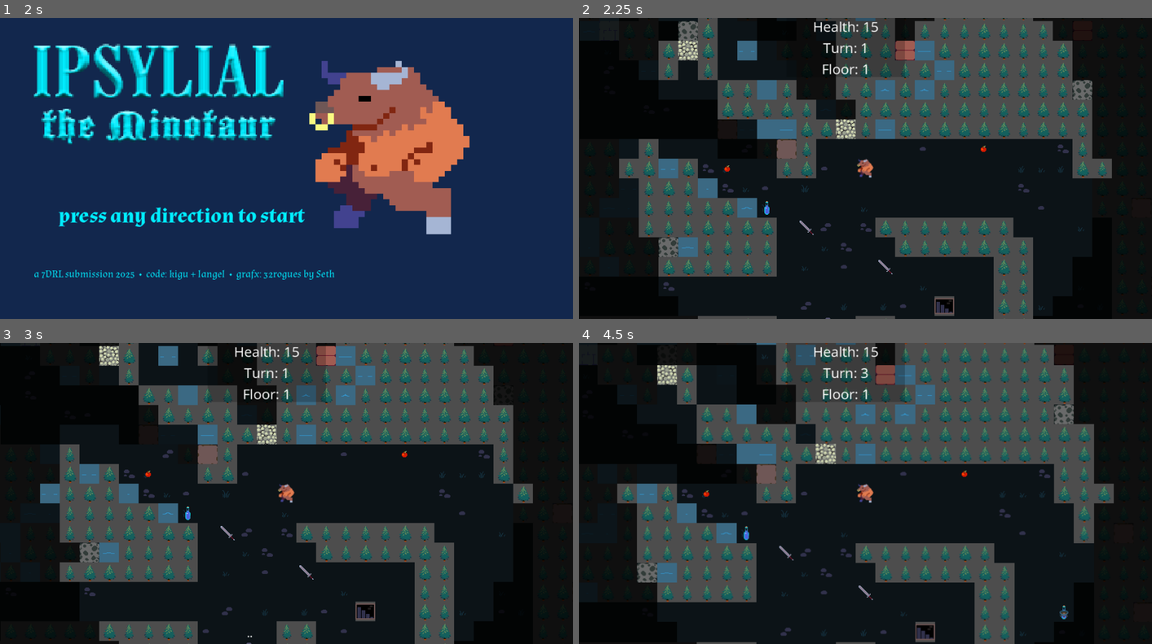
Above: before the commit, frames 1-4 (two rows, left to right).
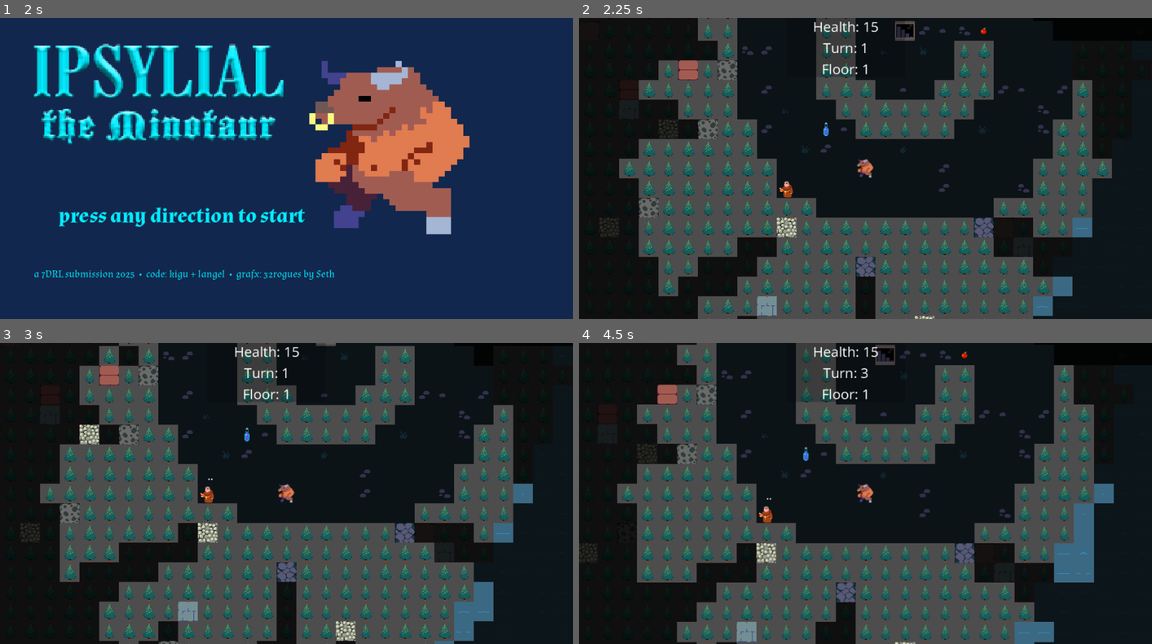
Above: after the commit, the same moments.

Repository: langel/ipsylial
Game: Godot game, scene res://scenes/main.tscn
Two runs of this game, one before a commit and one after it. Both use one fixed random seed, a clock stepped at 60 frames per second and the inputs below.
Inputs (mouse positions are in pixels of both pictures, inside the frame that each line leads up to):
- Up to frame 1 (2 s): click "PLAY GAME!" at 0.5 s; click "PLAY GAME!" at 1.25 s
- Up to frame 2 (2.25 s): tap Enter at 2 s; move the mouse to (991, 153) at 2.02 s; hold D (move_right) from 2.03 s (still down); tap Space (space) at 2.1 s
- Up to frame 3 (3 s): tap Space (space) at 2.75, 2.85 s; move the mouse to (171, 508) at 2.77 s; release D (move_right) at 2.78 s; hold S (move_down) from 2.78 s (still down)
- Up to frame 4 (4.5 s): tap Enter at 3.5 s; move the mouse to (922, 427) at 3.52 s; release S (move_down) at 3.53 s; hold D (move_right) 3.53-4.28 s; tap Mouse wheel up (zoom_in) at 3.6 s; tap Space (space) at 3.8, 4.25 s; move the mouse to (836, 553) at 4.27 s; hold W (move_up) from 4.28 s (still down); tap Mouse wheel down (zoom_out) at 4.35 s

Frame 1 is identical in both runs. In frame 2, 44% of the frame differs, in the area x 1-99%, y 0-100%; in frame 3, 45%; in frame 4, 44%.

Commit message:
9 levels of dungeon

Diff:
--- a/9_level_dungeon_gen.gd
+++ b/9_level_dungeon_gen.gd
@@ -16,18 +16,20 @@
 
 # Called when the node enters the scene tree for the first time.
 func _ready() -> void:
+	#DisplayServer.window_set_size(Vector2(1280,920))
 	dung = Dungeon.new()
 	data = dung.gen_empty_map()
 	dung.gen_terrain(data)
 
 
 func _draw():
+	var s = 1 # scale
 	for l in range(data.size()):
-		var l_x = (l % 3) * dung.width * 2.7 + 110
-		var l_y = floor(l / 3) * dung.height * 2.4 + 30
+		var l_x = (l % 3) * dung.width * (s + 0.7) + 110
+		var l_y = floor(l / 3) * dung.height * (s + 0.4) + 30
 		for x in range(dung.width):
 			for y in range(dung.height):
-				draw_rect(Rect2(x*2+l_x,y*2+l_y,2,2), colors[data[l][x][y]])
+				draw_rect(Rect2(x*s+l_x,y*s+l_y,s,s), colors[data[l][x][y]])
 
 
 # Called every frame. 'delta' is the elapsed time since the previous frame.
--- a/scripts/dungeon.gd
+++ b/scripts/dungeon.gd
@@ -301,20 +301,35 @@
 
 
 	# level 8
-	level_carve_hallway(data[8], Vector2(72, 10), true, 2, 9, Vector2(5,3), Vector2(2,3))
-	level_carve_hallway(data[8], Vector2(32, 10), true, 3, 13, Vector2(5,3), Vector2(7,7))
-	level_carve_hallway(data[8], Vector2(115, 7), true, 1, 27, Vector2(3,3), Vector2(17,5))
-	level_carve_hallway(data[8], Vector2(10, 70), false, 5, 17, Vector2(3,7), Vector2(5, 5))
+	stairs_old = stairs
+	stairs = []
+	level_carve_hallway(data[7], Vector2(72, 10), true, 2, 9, Vector2(5,3), Vector2(2,3))
+	level_carve_hallway(data[7], Vector2(32, 10), true, 3, 13, Vector2(5,3), Vector2(7,7))
+	level_carve_hallway(data[7], Vector2(115, 7), true, 1, 27, Vector2(3,3), Vector2(17,5))
+	level_carve_hallway(data[7], Vector2(10, 70), false, 5, 17, Vector2(3,7), Vector2(5, 5))
+	level_carve_corridor(data[7], Vector2(stairs_old[0].x, stairs_old[0].y), Vector2(72,10))
+	data_write(data[7], stairs_old[0].x, stairs_old[0].y, tile.stair_up)
+	level_carve_corridor(data[7], Vector2(72, 10), Vector2(32, 10))
+	level_carve_corridor(data[7], Vector2(72, 10), Vector2(115, 7))
+	level_carve_corridor(data[7], Vector2(72, 10), Vector2(10, 70))
+	# stair down
+	level_carve_corridor(data[7], Vector2(72, 10), Vector2(width/2, height/2))
+	stairs.append(Vector2(width/2, height/2))
+	data_write(data[7], stairs[0].x, stairs[0].y, tile.stair_down)
 
 	# level 9
-	level_carve_rounded(data[7], Rect2(width/2-30,height/2-10,60,20))
-	level_carve_elipse(data[7], Rect2(10,10,20,20))
-	level_carve_elipse(data[7], Rect2(width-30,10,20,30))
-	level_carve_elipse(data[7], Rect2(10,60,20,20))
-	level_carve_elipse(data[7], Rect2(width-30,height-30,20,20))
-	level_noise(data[7], tile.wall, Rect2(10, 10, width-20, height-20), 1000)
-	level_carve_corridor(data[7], Vector2(15,15), Vector2(width/2-20,height/2-5))
-	level_carve_path(data[7], Vector2(width/2,height/2), Vector2(width-20,height-20))
+	stairs_old = stairs
+	level_carve_rounded(data[8], Rect2(width/2-30,height/2-10,60,20))
+	level_carve_elipse(data[8], Rect2(10,10,20,20))
+	level_carve_elipse(data[8], Rect2(width-30,10,20,30))
+	level_carve_elipse(data[8], Rect2(10,60,20,20))
+	level_carve_elipse(data[8], Rect2(width-30,height-30,20,20))
+	level_noise(data[8], tile.wall, Rect2(10, 10, width-20, height-20), 1000)
+	level_carve_corridor(data[8], Vector2(15,15), Vector2(width/2-20,height/2-5))
+	level_carve_corridor(data[8], Vector2(width-15,15), Vector2(width/2+20,height/2-5))
+	level_carve_path(data[8], Vector2(width/2,height/2), Vector2(width-20,height-20))
+	level_carve_path(data[8], Vector2(width/2,height/2), Vector2(20,height-20))
+	data_write(data[8], stairs_old[0].x, stairs_old[0].y, tile.stair_up)
 	# donezo
 	return data
 
